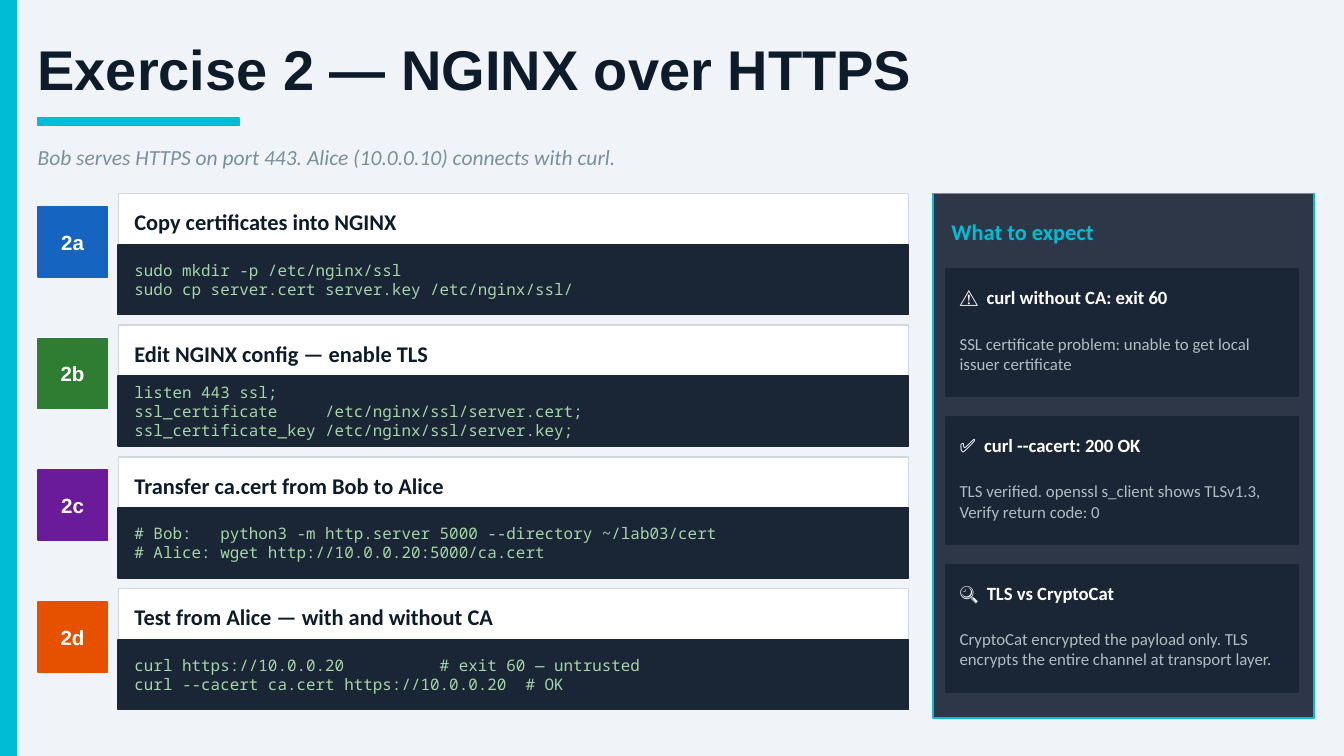
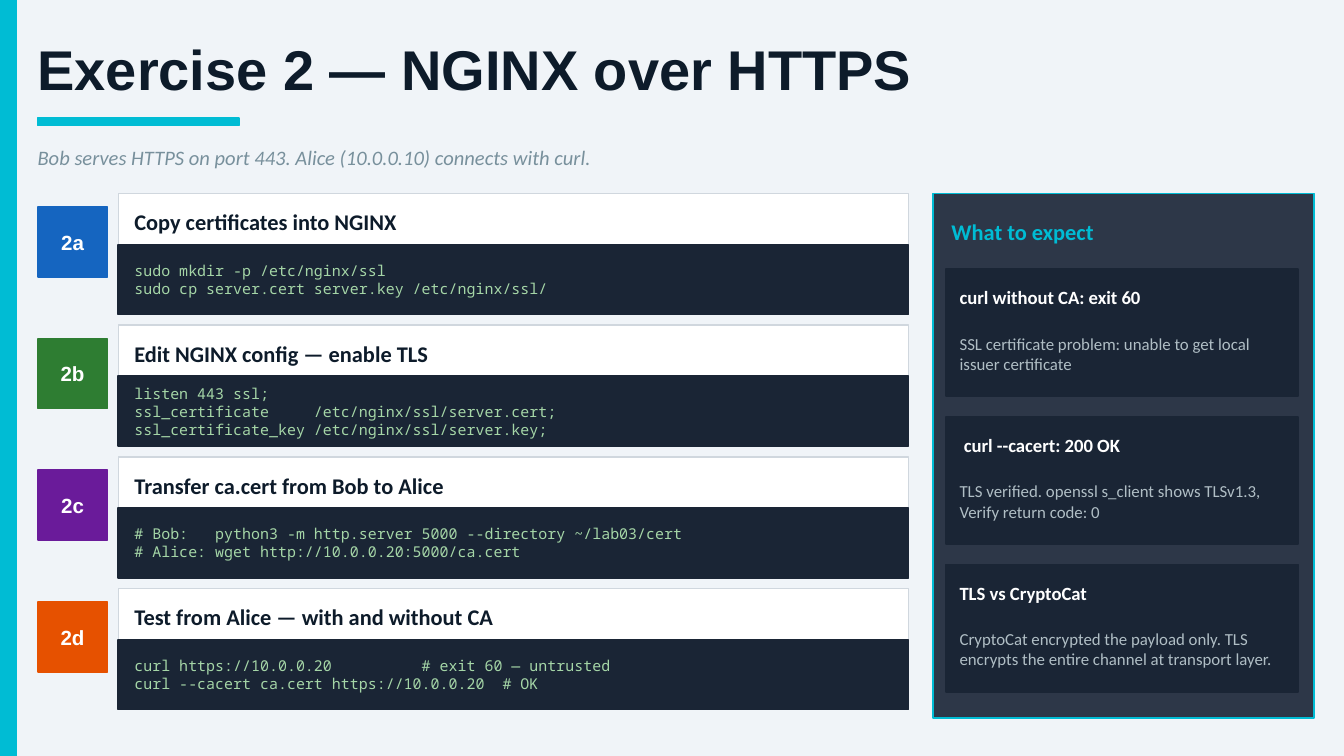
Before and after one commit to DeMaCS-UNICAL/NetworkSecurity, a slide deck: slide 8 of lab/Session_03_TLS/Lab_03_Slides_2026_v2.pptx. Drawn at 1344x756 pixels with LibreOffice and Linux fonts; fonts in the diff are those of the drawing. Boxes give left, top, right and bottom in pixels: in the first picture for what was removed or moved away, otherwise in the second. Text is boxed around its words. In the diff, an @@ line names an element or a change of style, - is before the commit and + after.

```diff
--- a/lab/Session_03_TLS/Lab_03_Slides_2026_v2.pptx
+++ b/lab/Session_03_TLS/Lab_03_Slides_2026_v2.pptx
@@ text "Bob serves HTTPS on port ..." at (38,150,590,168): size 11.5 to 11 pt @@
@@ text at (960,291,1141,304): text changed @@
-⚠️ curl without CA: exit 60
+curl without CA: exit 60
@@ text at (964,439,1120,452): text changed @@
-✅ curl --cacert: 200 OK
+curl --cacert: 200 OK
@@ text at (960,587,1087,603): text changed @@
-🔍 TLS vs CryptoCat
+TLS vs CryptoCat
@@ size 8.5 to 8 pt in 4 elements at (134,387,556,439), (152,527,682,561), (134,264,548,298), (134,659,610,693) @@
```
Also in this commit, not shown: 12 other slides changed, 1 slide removed.
